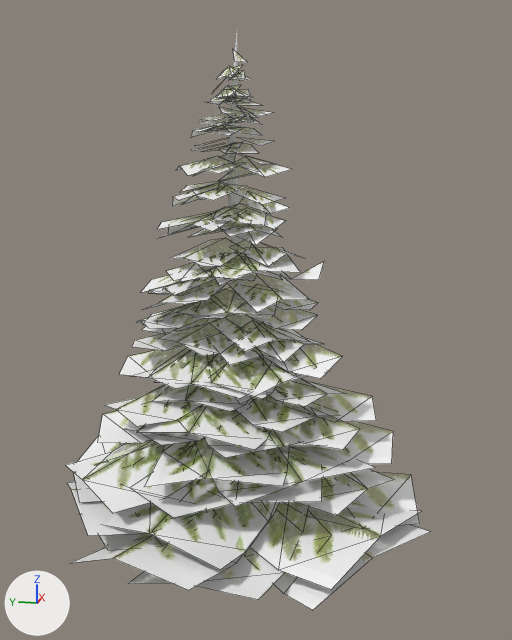
The FBX model WardrobeVR/Assets/Prefabs/HalfFirTree.fbx: old version first, new version second.
The view is the same before and after, from a 50 mm camera at (-10.08, -2.26, 6.48) aimed at (-1.05, -0.45, 4.22). Lighting does not change. The marker at lower left points along +X, +Y and +Z. Mesh edges are drawn as thin lines on the coarser meshes. Where no turn or scale is listed for an object, it has been applied to the vertices.

The first picture shows 'FirTreeBranches.001', 'Trunk.001'.
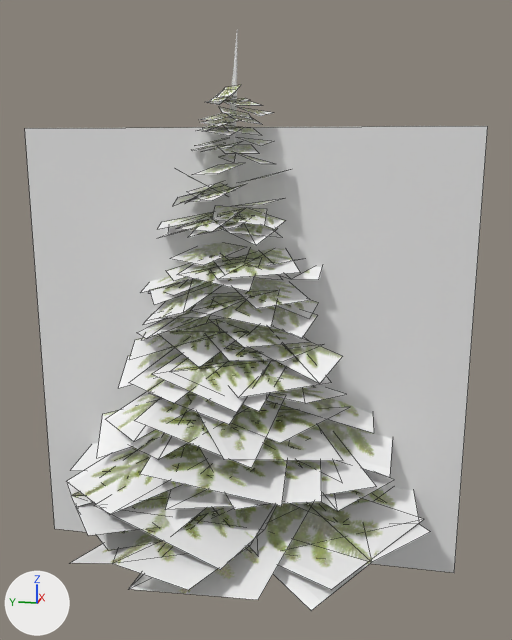
Location of each change, [x1, y1, x2, y2] in pixels of the pictures (512 x 640 px; the box of a moved part takes in the faces that stretch with it):
'Quad', added: after [25, 126, 488, 573]
'FirTreeBranches.001', reshaped (6% shorter): before [66, 50, 430, 610]; after [66, 85, 430, 611]
part 1 of me_firtreebranch_250, deleted: before [190, 67, 289, 214]
part 2 of me_firtreebranch_250, moved or reshaped: before [66, 50, 430, 610]; after [66, 141, 430, 611]

The change, as a diff of the scene's bpy script:
```diff
--- a/WardrobeVR/Assets/Prefabs/HalfFirTree.fbx.py
+++ b/WardrobeVR/Assets/Prefabs/HalfFirTree.fbx.py
@@ me_firtreebranch_250 @@
 # used by ob_firtreebranches_001; location = (-0.31, 0.24, 2.97)
-me_firtreebranch_250.from_pydata(...)  # 639 vertices, 287 faces; spans x -2.68..0.9, y -3.15..2.38, z -2.25..4.79
+me_firtreebranch_250.from_pydata(...)  # 440 vertices, 153 faces; spans x -2.68..0.9, y -3.15..2.38, z -2.23..4.79
+# me_firtreebranch_250 part 1: 6 loose pieces with 25 vertices, spanning x -0.26..0.39, y -1.04..0.4, z 2.59..4.56, are deleted
+# me_firtreebranch_250 part 2: 8 vertices moved from x -1.86..0.54, y -1.8..1.73, z -1.7..2.36 to x -1.6..0.56, y -2.19..1.21, z -1.71..2.46; 343 vertices removed from x -2.22..0.63, y -3.02..2.37, z -2.25..4.62; 169 vertices added at x -2.22..0.64, y -3.06..2.37, z -2.23..4.64
 me_firtreebranch_250.materials.append(mat_firtreebranch)
@@ me_plane @@
+me_plane.from_pydata([(0.0, 3.31, -3.31), (0.0, -3.31, -3.31), (0.0, 3.31, 3.31), (0.0, -3.31, 3.31)], [], [(0, 1, 3, 2)])
@@ ob_quad @@
+ob_quad = bpy.data.objects.new('Quad', me_plane)
+ob_quad.location = (0.0, -0.04, 3.42)
```
